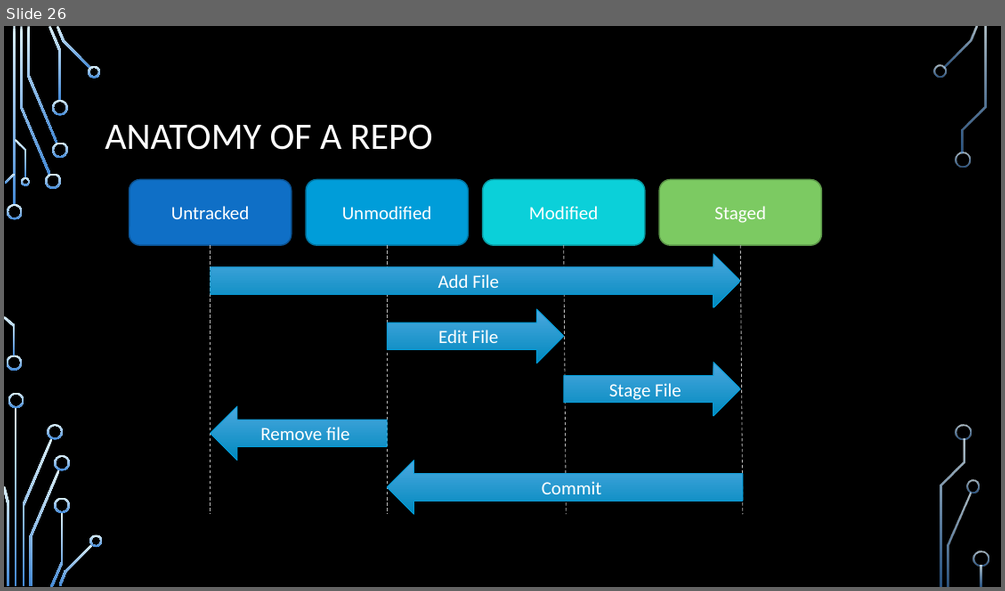
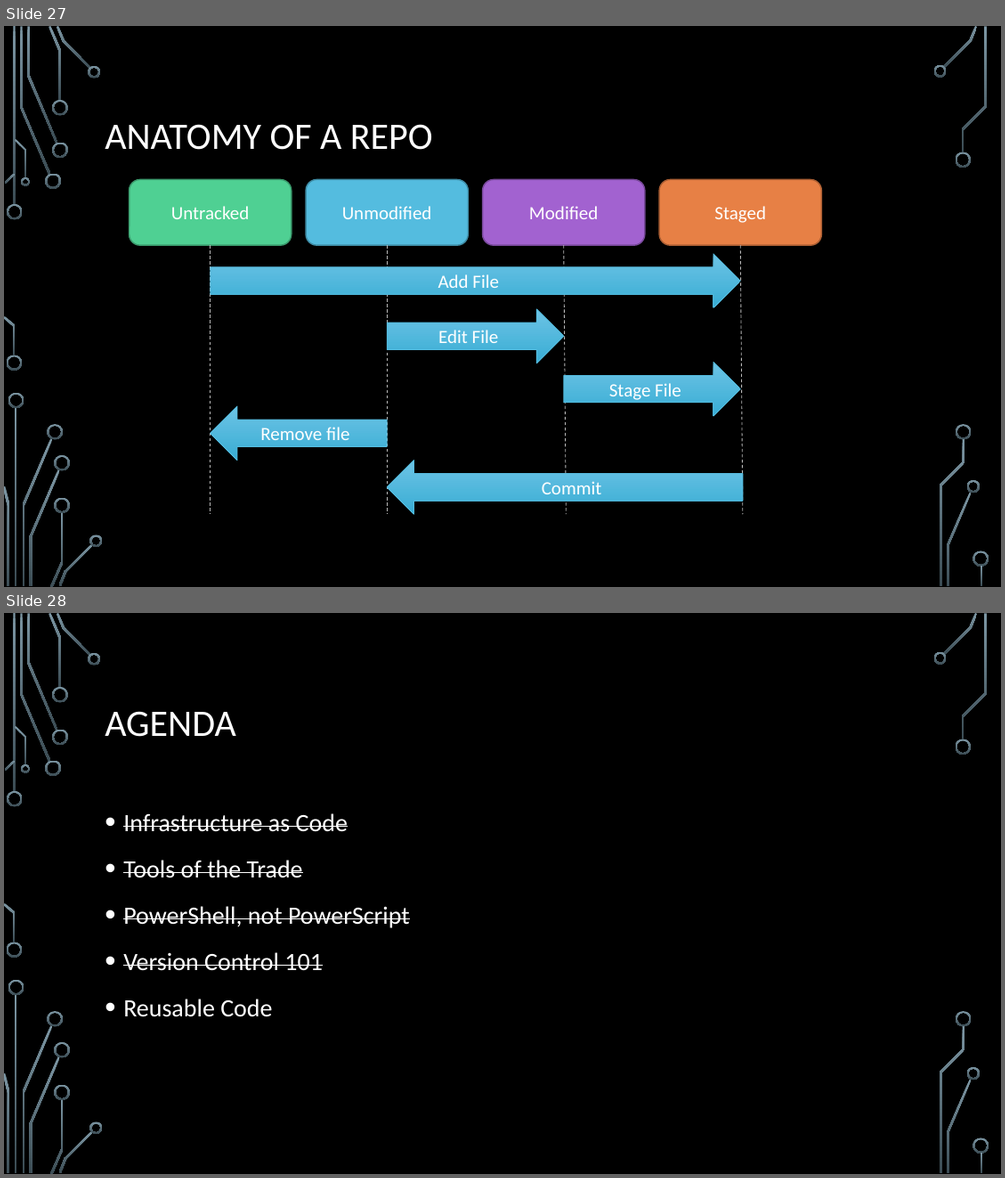
Before and after one commit to ryandcoates/code4sysadmins, a slide deck: Coding for System Administrators.pptx. Shown one above the other, each under a label of ours: slide 26 before the commit, slides 27 and 28 after it. The pictures are 1005x591 and 1005x1178 pixels, drawn with LibreOffice and Linux fonts; fonts in the diff are those of the drawing; background and template pictures are left out. Boxes give left, top, right and bottom in pixels: in the first picture for what was removed or moved away, otherwise in the second. Text is boxed around its words. In the diff, an @@ line names an element or a change of style, - is before the commit and + after.

```diff
--- a/Coding for System Administrators.pptx
+++ b/Coding for System Administrators.pptx
@@ slide 28 added at (4, 613, 1001, 1174), background picture (left out); not listed: 36 template elements that a slide beside it also shows @@
@@ title added at (105, 711, 236, 737), 36 pt, text #FFFFFF @@
+AGENDA
@@ text added at (123, 813, 410, 1017), 24 pt, text #FFFFFF, strikethrough @@
+• Infrastructure as Code
+• Tools of the Trade
+• PowerShell, not PowerScript
+• Version Control 101
+• Reusable Code
@@ what was slide 26 is now slide 27 @@
@@ slide 27 changed as well @@
@@ fill gradient #DBEFF9 to #448AD7 to gradient #7C96A3 to #3B4C54 in 36 elements at (7, 204, 23, 220), (7, 355, 22, 370), (20, 27, 50, 175), (45, 174, 61, 189), (27, 27, 57, 143), (48, 26, 62, 101), (52, 142, 67, 158), (52, 100, 67, 116), (57, 26, 90, 70), (88, 66, 101, 78), (5, 174, 16, 184), (4, 316, 16, 356), (15, 139, 26, 178), (20, 177, 30, 186), (16, 408, 17, 586), (22, 438, 52, 585), (8, 393, 24, 408), (4, 486, 9, 585), (48, 424, 63, 440), (30, 469, 60, 586), (50, 512, 63, 587), (54, 455, 70, 471), (54, 497, 70, 513), (58, 543, 93, 586), (90, 534, 103, 547), (943, 26, 978, 68), (933, 65, 947, 78), (955, 151, 971, 168), (947, 491, 971, 586), (967, 480, 979, 492), (962, 27, 987, 153), (956, 424, 971, 440), (939, 439, 965, 586), (973, 551, 989, 566), (980, 565, 983, 586), (13, 27, 16, 206) @@
@@ rounded rectangle "Untracked" at (129, 179, 291, 245): fill #0F6FC6 to #4FD093; outline #0B5292 1.25 pt to #3A9A6D 1.25 pt @@
@@ rounded rectangle "Unmodified" at (306, 179, 469, 245): fill #009DD9 to #54BCDF; outline #0074A1 1.25 pt to #3E8BA5 1.25 pt @@
@@ rounded rectangle "Modified" at (483, 179, 645, 245): fill #0BD0D9 to #A262D0; outline #089AA1 1.25 pt to #78499A 1.25 pt @@
@@ rounded rectangle "Staged" at (659, 179, 821, 245): fill #7CCA62 to #E78045; outline #5C9549 1.25 pt to #AB5F33 1.25 pt @@
@@ fill gradient #4CA8E0 to #008ABE to gradient #6DC5E5 to #39ADD5; outline #009DD9 0.75 pt to #54BCDF 0.75 pt in 5 elements at (210, 254, 741, 308), (387, 309, 563, 363), (564, 362, 741, 416), (210, 406, 387, 459), (387, 459, 743, 514) @@
```
Also in this commit, not shown: 26 other slides changed, 2 other slides added.
